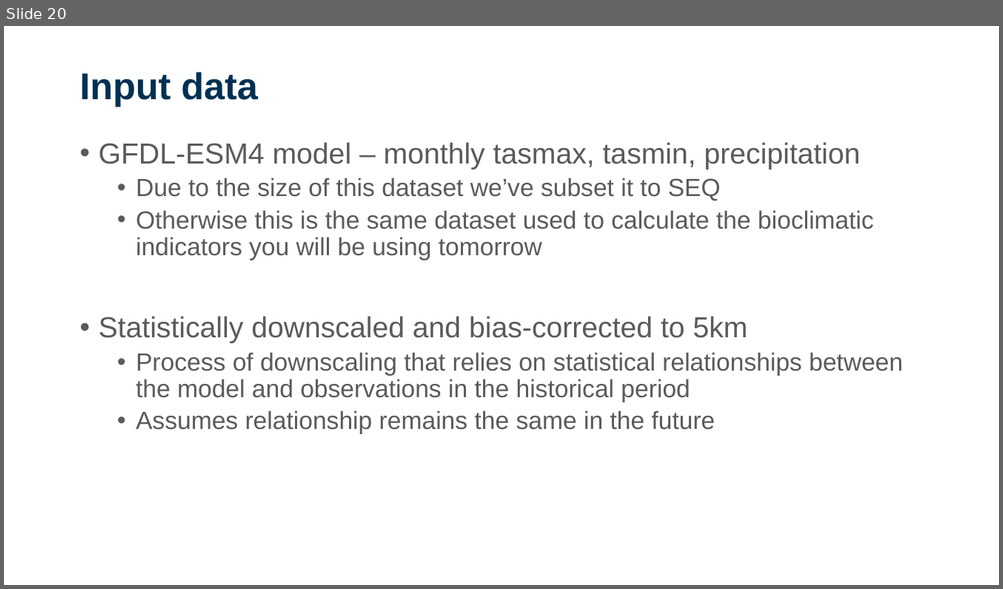
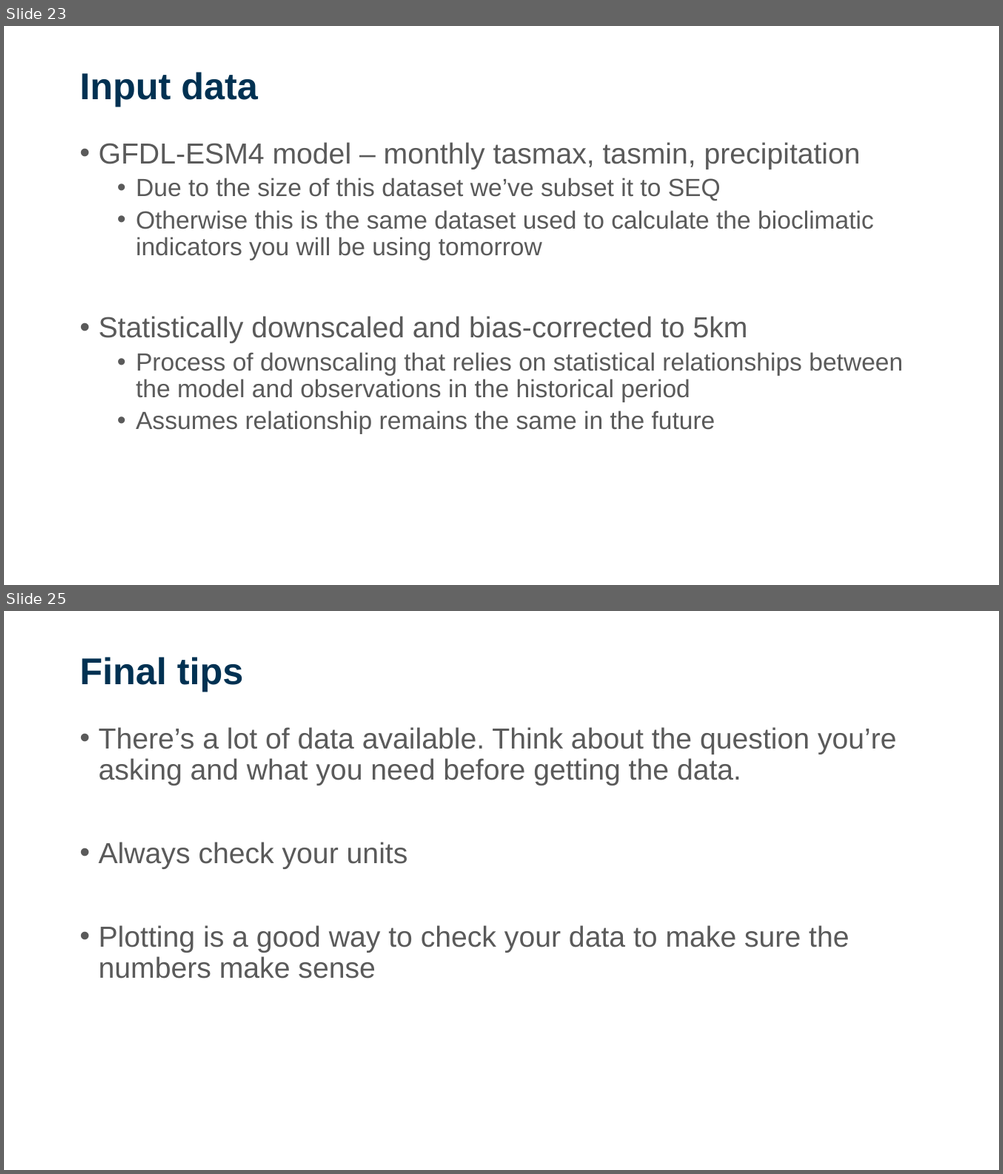
Before and after one commit to sdesrosiers1989/ICCB_Projections, a slide deck: ICCB2025_Session2_ClimateProjections.pptx. Shown one above the other, each under a label of ours: slide 20 before the commit, slides 23 and 25 after it; the slides between them are not shown. The pictures are 1003x589 and 1003x1174 pixels, drawn with LibreOffice and Linux fonts; fonts in the diff are those of the drawing; background and template pictures are left out. Boxes give left, top, right and bottom in pixels: in the first picture for what was removed or moved away, otherwise in the second. Text is boxed around its words. In the diff, an @@ line names an element or a change of style, - is before the commit and + after.

```diff
--- a/ICCB2025_Session2_ClimateProjections.pptx
+++ b/ICCB2025_Session2_ClimateProjections.pptx
@@ slide 25 added at (4,611,999,1170), background picture (left out) @@
@@ title added at (79,657,244,692), 36 pt, text #003152, bold @@
+Final tips
@@ text added at (99,727,896,979), 28 pt, text #5A5A5A @@
+• There’s a lot of data available. Think about the question you’re asking and what you need before getting the data.
+• Always check your units
+• Plotting is a good way to check your data to make sure the numbers make sense
@@ what was slide 20 is now slide 23 @@
```
Also in this commit, not shown: 6 slides changed, 3 other slides added.
